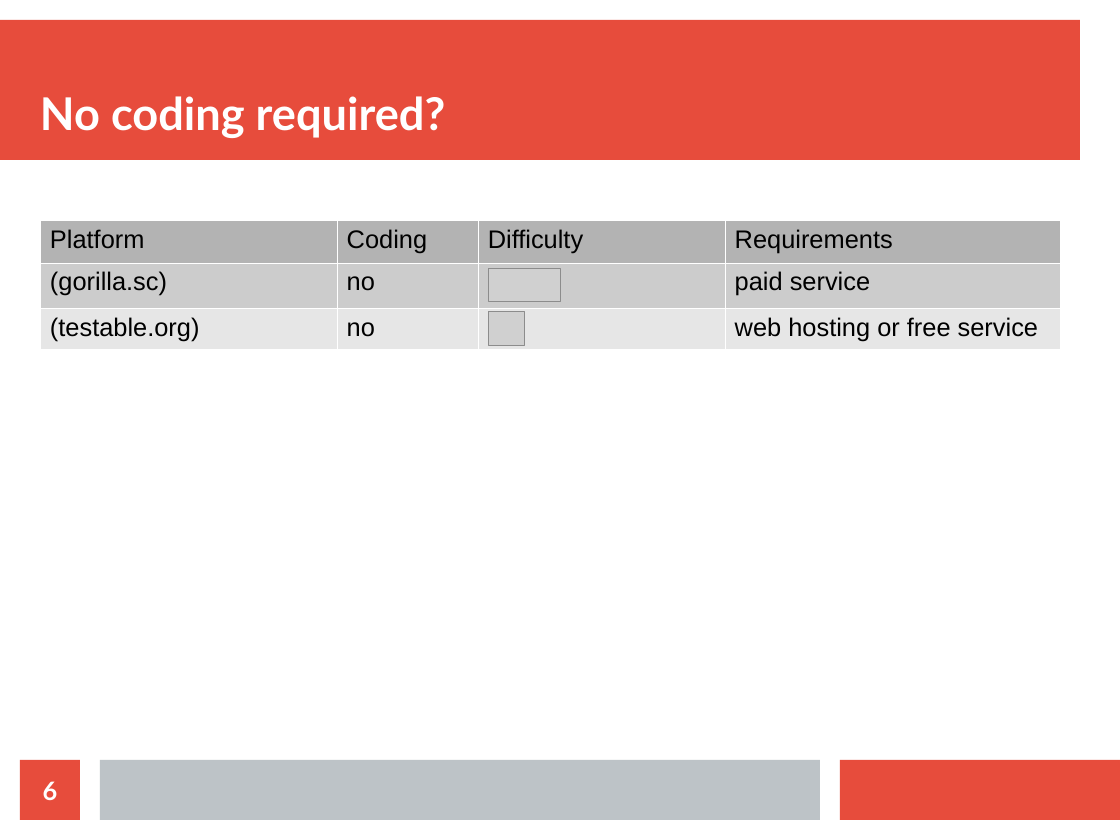
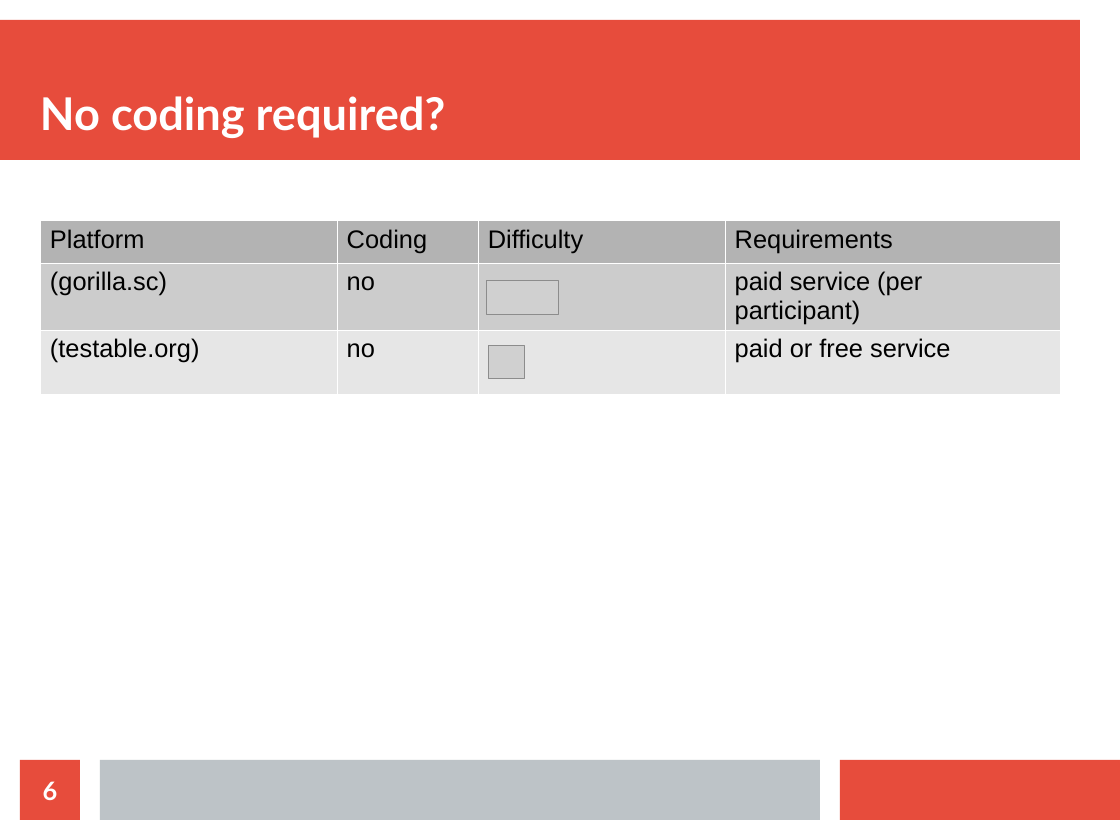
Before and after one commit to alisdt/online-experiments-at-aarhus, a slide deck: slide 6 of slides/overview.odp. Drawn at 1120x840 pixels with LibreOffice and Linux fonts; fonts in the diff are those of the drawing; grey boxes stand for pictures. Boxes give left, top, right and bottom in pixels: in the first picture for what was removed or moved away, otherwise in the second. Text is boxed around its words. In the diff, an @@ line names an element or a change of style, - is before the commit and + after.

```diff
--- a/slides/overview.odp
+++ b/slides/overview.odp
@@ table at (40,221,1060,394) @@
-row 2, column 4: paid service
+row 2, column 4: paid service (per participant)
-row 3, column 4: web hosting or free service
+row 3, column 4: paid or free service
@@ picture: place and size @@
-picture at (489,268,561,302)
+picture at (487,281,559,314)
@@ picture: place and size @@
-picture at (489,311,524,345)
+picture at (489,346,524,379)
```
Also in this commit, not shown: 1 other slide changed.
